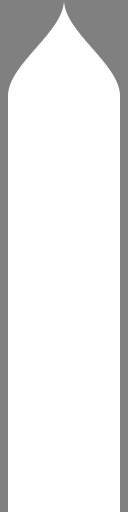
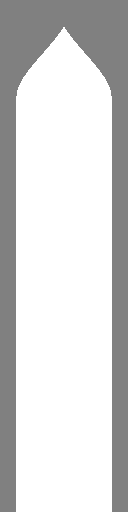
The second w=128, h=512 image is a revision of the first. Changes to its layers:
painted on "bg" over left=8, top=0, right=120, bottom=512
